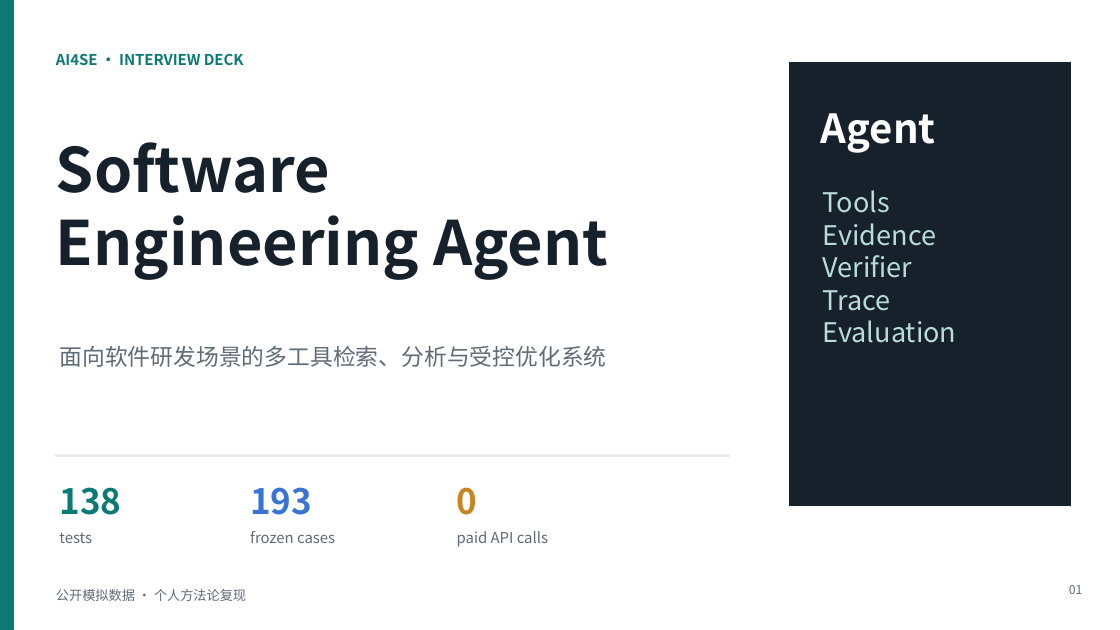
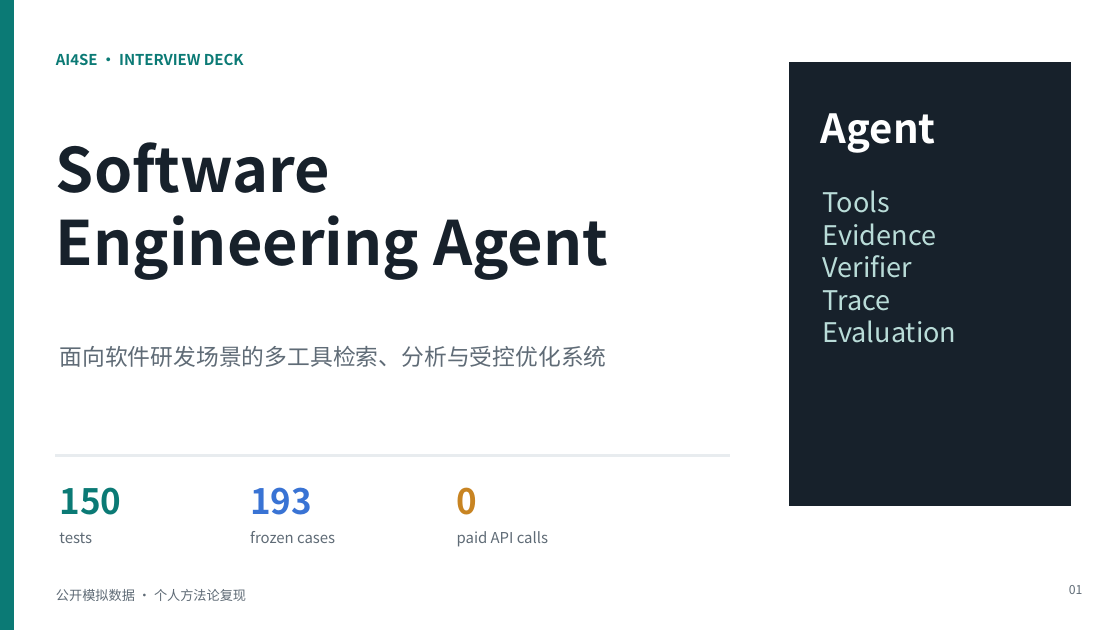
Before and after one commit to Isoldelu/software-engineering-agent, a slide deck: slide 1 of docs/Software-Agent-Interview-Deck.pptx. Drawn at 1120x630 pixels with LibreOffice and Linux fonts; fonts in the diff are those of the drawing. Boxes give left, top, right and bottom in pixels: in the first picture for what was removed or moved away, otherwise in the second. Text is boxed around its words. In the diff, an @@ line names an element or a change of style, - is before the commit and + after.

```diff
--- a/docs/Software-Agent-Interview-Deck.pptx
+++ b/docs/Software-Agent-Interview-Deck.pptx
@@ text at <box>59,487,121,515</box>: text changed @@
-138
+150
```
Also in this commit, not shown: 1 other slide changed, 16 other files.
